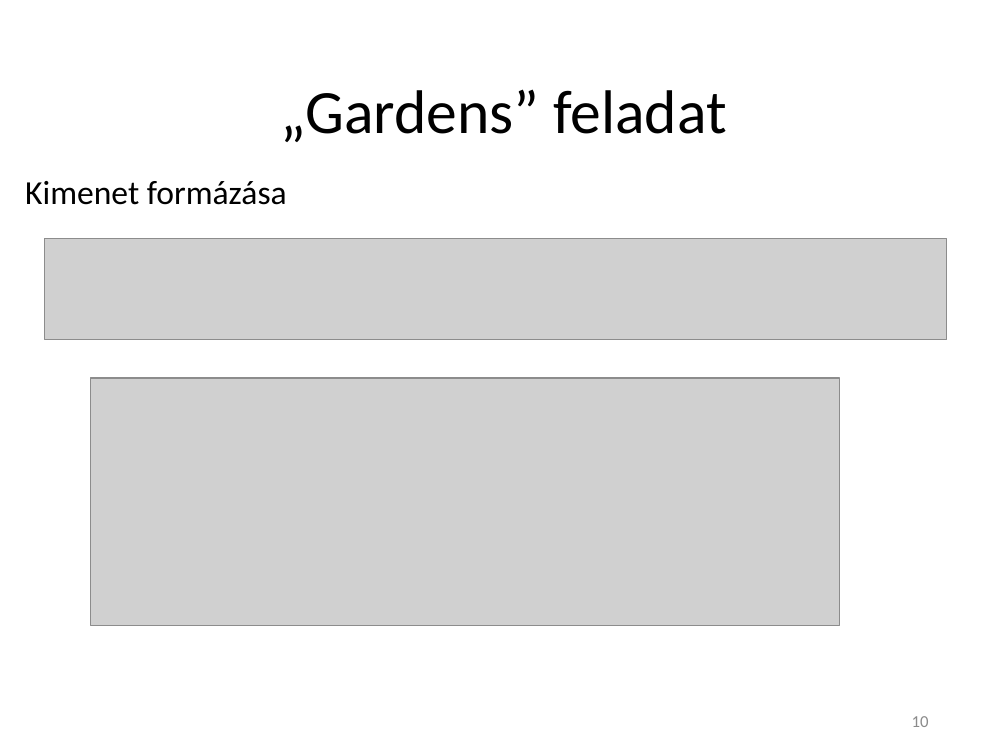
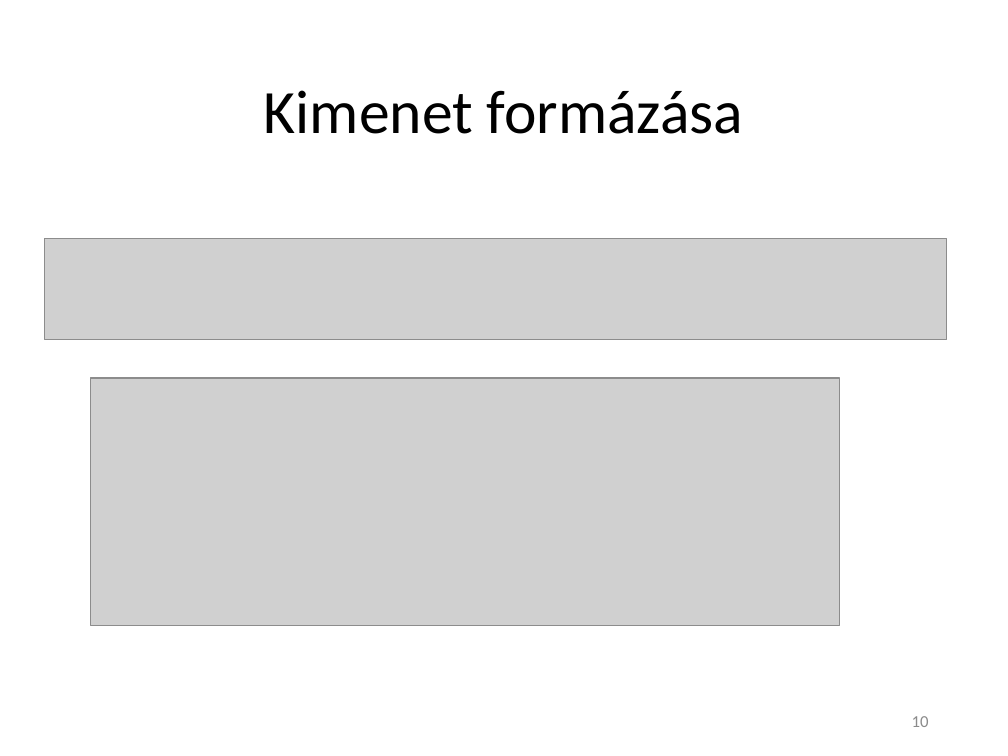
Before and after one commit to Teaching-projects/SZE-Peku221b, a slide deck: slide 10 of CP_Dolgozat/Előadás/Logikai feladványok megoldása korlátprogramozással.pptx. Drawn at 1008x756 pixels with LibreOffice and Linux fonts; fonts in the diff are those of the drawing; grey boxes stand for pictures. Boxes give left, top, right and bottom in pixels: in the first picture for what was removed or moved away, otherwise in the second. Text is boxed around its words. In the diff, an @@ line names an element or a change of style, - is before the commit and + after.

```diff
--- a/CP_Dolgozat/Előadás/Logikai feladványok megoldása korlátprogramozással.pptx
+++ b/CP_Dolgozat/Előadás/Logikai feladványok megoldása korlátprogramozással.pptx
@@ title at (x1=264, y1=90, x2=743, y2=134): text changed @@
-„Gardens” feladat
+Kimenet formázása
@@ text removed at (x1=25, y1=181, x2=287, y2=205) @@
-Kimenet formázása
```
Also in this commit, not shown: 3 other slides changed, 1 slide added.
